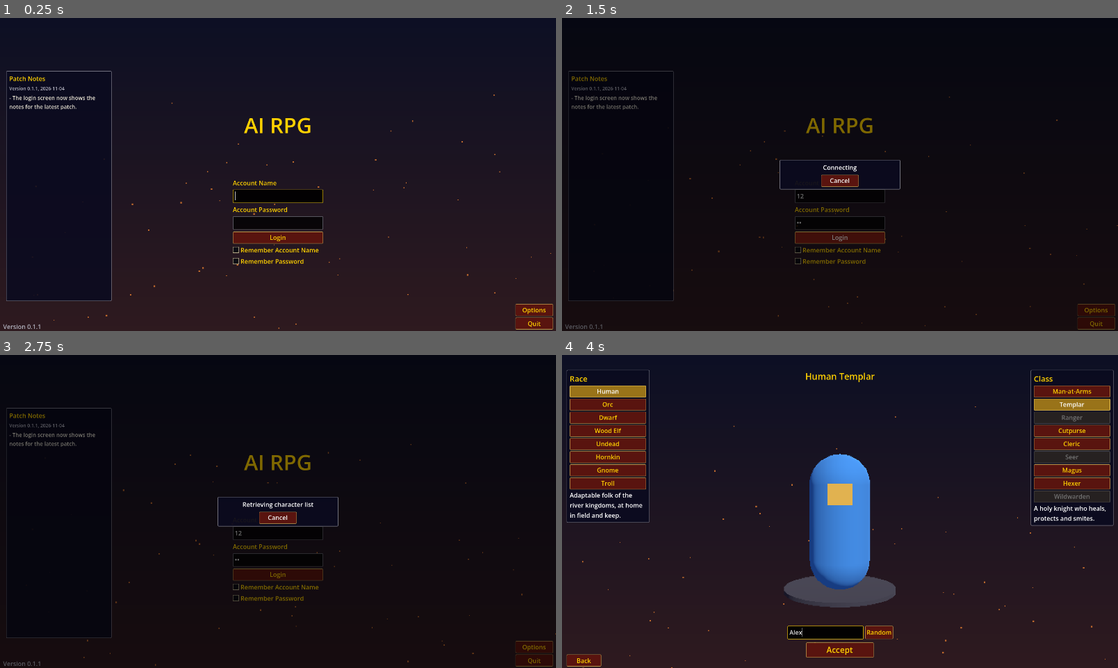
Above: before the commit, frames 1-4 (two rows, left to right).
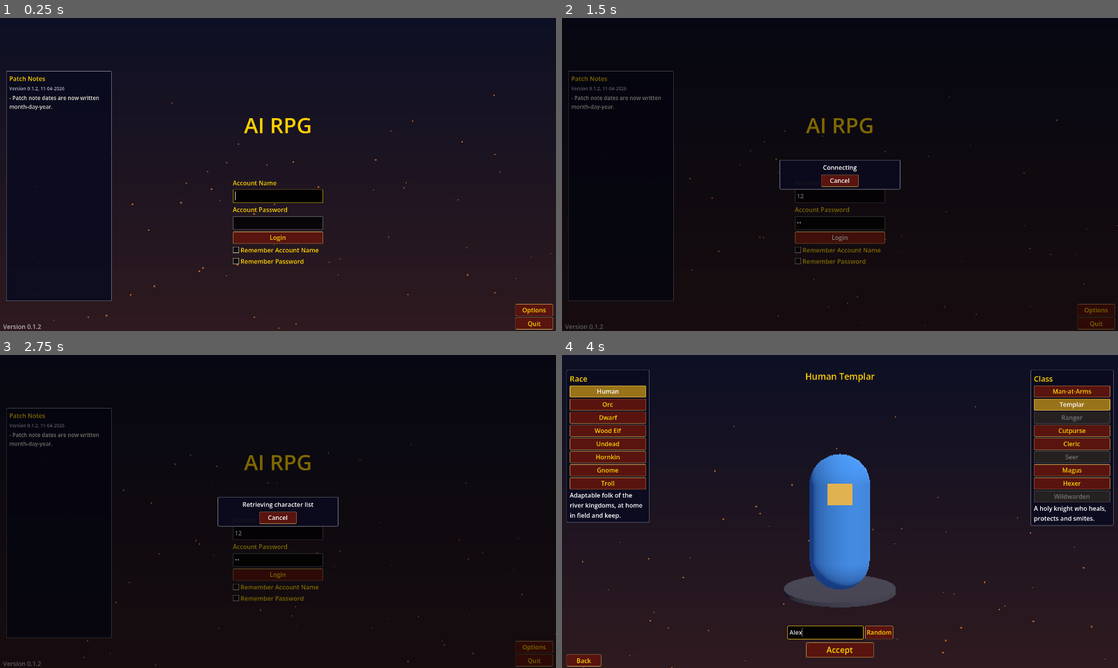
Above: after the commit, the same moments.

Repository: BountieHuntre/ai-rpg
Game: Godot game, scene res://scenes/front_end/front_end.tscn
Same seed, same stepped clock (60 frames per second), same inputs: the game is played once before the commit and once after it.
Inputs (mouse positions are in pixels of both pictures, inside the frame that each line leads up to):
- Up to frame 1 (0.25 s): no input
- Up to frame 2 (1.5 s): click (840, 196) at 0.52 s; type "12" at 0.6 s; click (840, 221) at 0.75 s; type "12" at 0.83 s; click "Login" at 1.25 s
- Up to frame 3 (2.75 s): click "Remember Account Name" at 2 s
- Up to frame 4 (4 s): click "Remember Password" at 2.75 s; click (823, 633) at 3.52 s; type "Alex" at 3.6 s

The runs differ from the first frame. In frame 1, 0.3% of the frame differs, in the area x 2-18%, y 22-100%; in frame 2, 0.2%; in frame 3, 0.2%; in frame 4, nothing differs.

Commit message:
0.1.2: Patch note dates as MM-DD-YYYY
Co-Authored-By: Claude Opus 5.5 <noreply@anthropic.com>

Diff:
--- a/data/patch_notes.json
+++ b/data/patch_notes.json
@@ -1,14 +1,21 @@
 [
 	{
+		"version": "0.1.2",
+		"date": "11-04-2026",
+		"notes": [
+			"Patch note dates are now written month-day-year."
+		]
+	},
+	{
 		"version": "0.1.1",
-		"date": "2026-11-04",
+		"date": "11-04-2026",
 		"notes": [
 			"The login screen now shows the notes for the latest patch."
 		]
 	},
 	{
 		"version": "0.1.0",
-		"date": "2026-11-04",
+		"date": "11-04-2026",
 		"notes": [
 			"The game now has a version number, shown on the login screen.",
 			"Creatures cast spells: Burrowling Firecallers throw Flame Bolts from range, Pickmen pry at your armor, Brigand Footpads stab from behind and Ridgetusk Boars charge.",
--- a/project.godot
+++ b/project.godot
@@ -11,7 +11,7 @@
 [application]
 
 config/name="AI RPG"
-config/version="0.1.1"
+config/version="0.1.2"
 run/main_scene="res://scenes/front_end/front_end.tscn"
 config/features=PackedStringArray("4.6", "Forward Plus")
 config/icon="res://icon.svg"
Not shown, changed: CLAUDE.md
